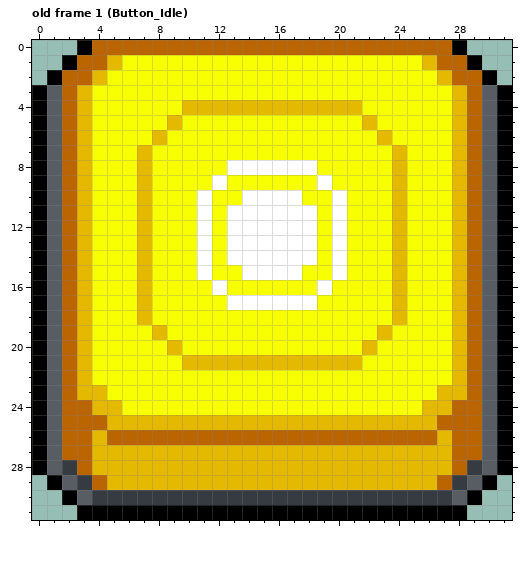
Pixel-art file, stored at Assets/Game/Assets/LevelObjets/Button.aseprite. This is how it looked before the edit.
32x32 pixels, 2 frames. Shown: old frame 1 (Button_Idle). The commit also changed other frames, which this record leaves out.
Now the later version:
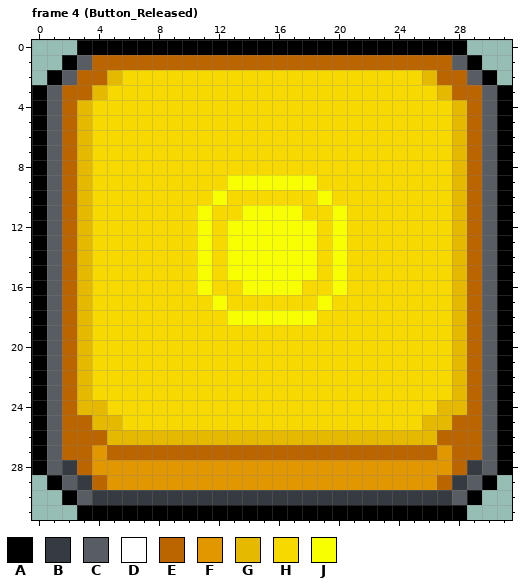
Palette (. is transparent): A #000000  B #363b41  C #585d64  D #ffffff  E #bb6500  F #e19700  G #e4b900  H #f7d900  J #f8ff00
A new or re-ordered frame is compared with the old frame closest to it.
From old to new:
frames 2 -> 5
Changed rows in their new state; - is an unchanged pixel.
Frame 4 (Button_Released) is new; against old frame 1 (Button_Idle):
first column x 2:
 0 --AAAAAAAAAAAAAAAAAAAAAAAA--
 1 -C-EEEEEEEEEEEEEEEEEEEEEE-C-
 2 C-EGHHHHHHHHHHHHHHHHHHHHGE-C
 3 -EGHHHHHHHHHHHHHHHHHHHHHHGE-
 4 --HHHHHHHHHHHHHHHHHHHHHHHH--
 5 --HHHHHHHHHHHHHHHHHHHHHHHH--
 6 --HHHHHHHHHHHHHHHHHHHHHHHH--
 7 --HHHHHHHHHHHHHHHHHHHHHHHH--
 8 --HHHHHHHHHHHHHHHHHHHHHHHH--
 9 --HHHHHHHHH------HHHHHHHHH--
10 --HHHHHHHH-HHHHHH-HHHHHHHH--
11 --HHHHHHHJHHJJJJHHJHHHHHHH--
12 --HHHHHHHJHJJJJJJHJHHHHHHH--
13 --HHHHHHHJHJJJJJJHJHHHHHHH--
14 --HHHHHHHJHJJJJJJHJHHHHHHH--
15 --HHHHHHHJH-JJJJ-HJHHHHHHH--
16 --HHHHHHH-HH----HH-HHHHHHH--
17 --HHHHHHHH-HHHHHH-HHHHHHHH--
18 --HHHHHHHHH------HHHHHHHHH--
19 --HHHHHHHHHHHHHHHHHHHHHHHH--
20 --HHHHHHHHHHHHHHHHHHHHHHHH--
21 --HHHHHHHHHHHHHHHHHHHHHHHH--
22 --HHHHHHHHHHHHHHHHHHHHHHHH--
23 --HHHHHHHHHHHHHHHHHHHHHHHH--
24 -G-HHHHHHHHHHHHHHHHHHHHHH-G-
25 --G-HHHHHHHHHHHHHHHHHHHH-G--
26 --EGGGGGGGGGGGGGGGGGGGGGGE--
27 --FEEEEEEEEEEEEEEEEEEEEEEF--
28 --FFFFFFFFFFFFFFFFFFFFFFFF--
29 ---FFFFFFFFFFFFFFFFFFFFFF---
Changed places in both pictures, as pixel boxes (x1, y1, x2, y2):
changed: (62, 40, 482, 490)
